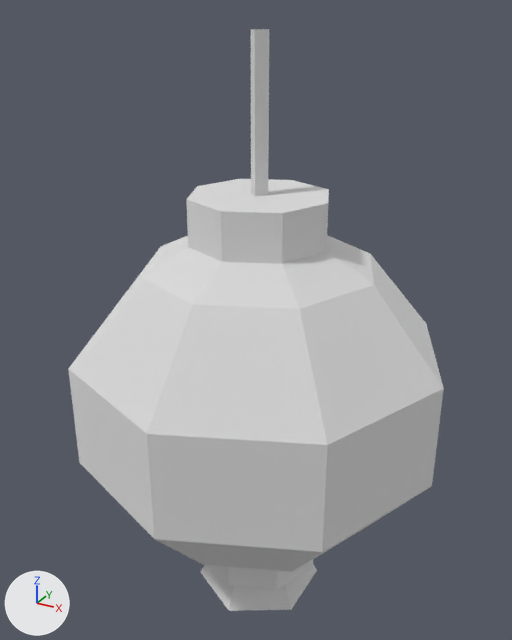
One commit to the glTF model public/models/lantern-sphere.glb: the scene before it, then after it.
Rendered twice from a 50 mm lens placed at (0.551, -1.013, 0.648), pointed at (-0.014, 0.013, 0.135). Arrows for +X, +Y and +Z are at lower left; the lights stay in place. Where no turn or scale is listed for an object, it has been applied to the vertices.

Before the edit, the objects in view are built like this:
```python
me_lantern_sphere = bpy.data.meshes.new('lantern-sphere')
me_lantern_sphere.from_pydata(...)  # 92 vertices, 160 faces; spans x -0.334..0.334, y -0.334..0.334, z -0.431..0.619
me_lantern_sphere.materials.append(mat_lowpoly_colors)  # white #e7e7e7
ob_lantern_sphere = bpy.data.objects.new('lantern-sphere', me_lantern_sphere)
ob_lantern_sphere.location = (0.0, 0.0, 0.0)
```
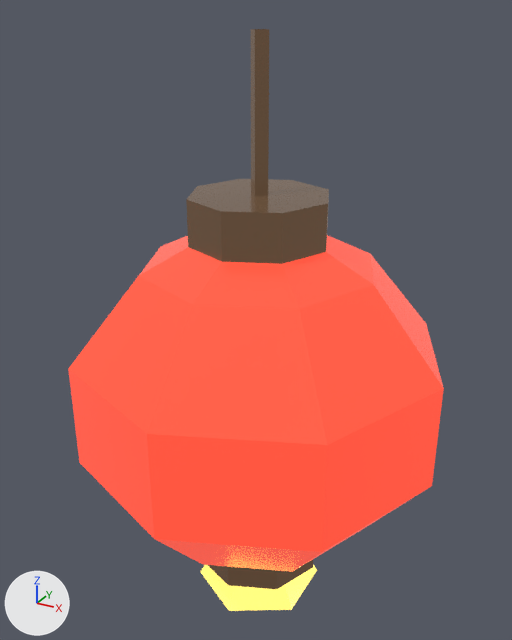
Edits to the scene script, one JSON object a line:
```json
{"op": "add", "block": "img_base", "code": ["img_base = load_image('base', '_unpacked/base', 1024, 1024, 'sRGB')"]}
{"op": "add", "block": "mat_lowpoly_colors_001", "code": ["mat_lowpoly_colors_001 = bpy.data.materials.new('LOWPOLY-COLORS.001')", "# uses the picture img_base"]}
{"block": "me_lantern_sphere", "where": "me_lantern_sphere.from_pydata(...)  # 92 vertices, 160 faces; spans x -0.334..0.334, y -0.334..0.334, z -0.431..0.619"}
{"op": "remove", "block": "me_lantern_sphere", "code": "me_lantern_sphere.materials.append(mat_lowpoly_colors)  # white #e7e7e7"}
{"op": "add", "block": "me_lantern_sphere", "code": "me_lantern_sphere.materials.append(mat_lowpoly_colors_001)"}
```

Changed parts and their boxes [x1, y1, x2, y2] in the pictures (512 x 640 px):
```json
{"object": "lantern-sphere", "change": "recoloured", "before": [68, 29, 444, 611], "after": [68, 29, 444, 611], "on screen": "grey to red"}
```
